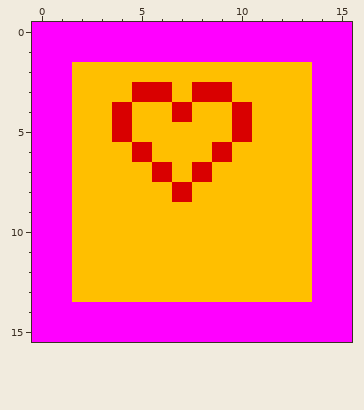
A pixel-art sprite gets an edit: gameSource/powerUpHeart.png. The first picture shows the starting point.
The file is 16x16 pixels.
The same view after the edit:
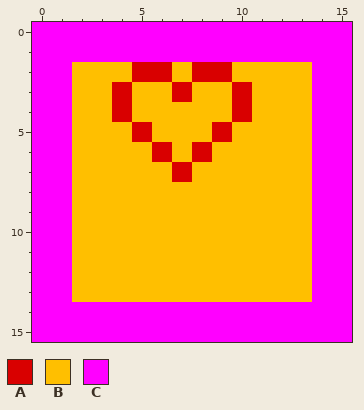
Palette (. is transparent): A #d90000  B #ffbf00  C #ff00ff
What changed:
y 2: x 5..6 BB -> AA; x 8..9 BB -> AA
y 3: x 4..10 BAABAAB -> ABBABBA
y 4: x 7 A -> B
y 5: x 4..5 AB -> BA; x 9..10 BA -> AB
y 6: x 5..6 AB -> BA; x 8..9 BA -> AB
y 7: x 6..8 ABA -> BAB
y 8: x 7 A -> B
Changed places in both pictures, as pixel boxes (x1, y1, x2, y2):
changed: (112, 62, 252, 202)
